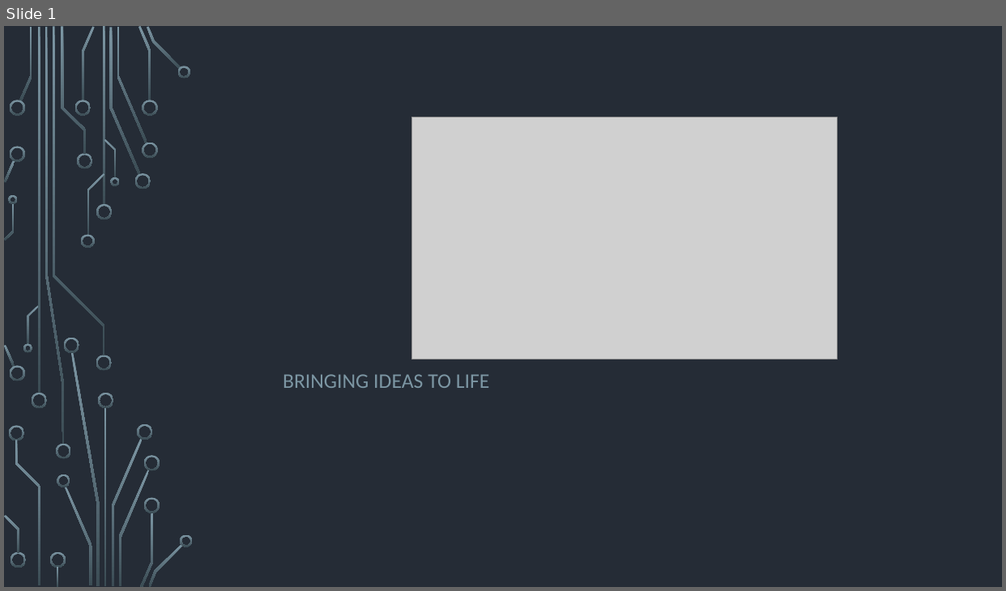
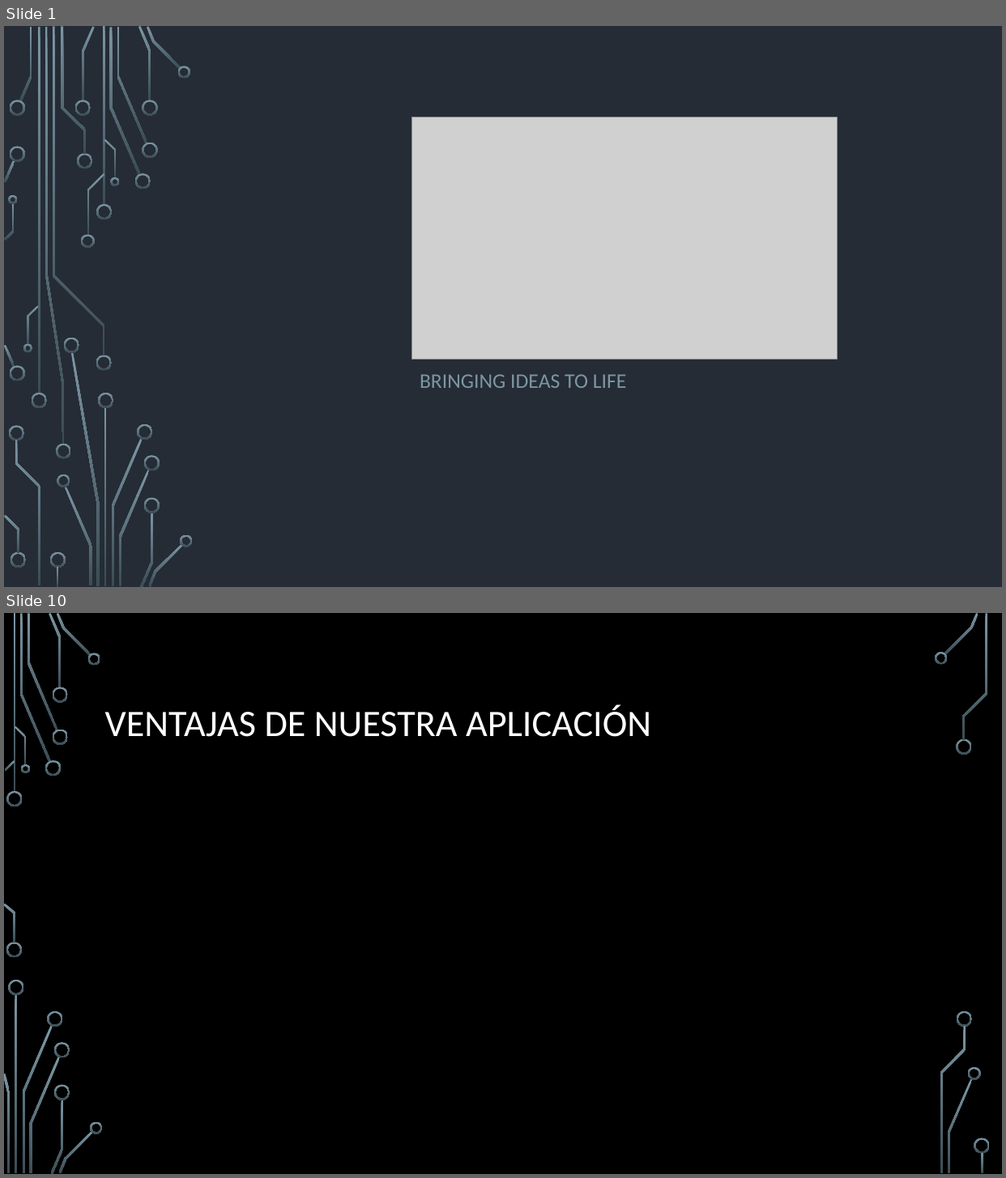
Before and after one commit to UDA-Corporation/UDA_app, a slide deck: Documentacion/Presentación/Presentación de la aplicación.pptx. Shown one above the other, each under a label of ours: slide 1 before the commit, slides 1 and 10 after it; the slides between them are not shown. The pictures are 1006x591 and 1006x1178 pixels, drawn with LibreOffice and Linux fonts; fonts in the diff are those of the drawing; grey boxes stand for pictures; background and template pictures are left out. Boxes give left, top, right and bottom in pixels: in the first picture for what was removed or moved away, otherwise in the second. Text is boxed around its words. In the diff, an @@ line names an element or a change of style, - is before the commit and + after.

```diff
--- a/Documentacion/Presentación/Presentación de la aplicación.pptx
+++ b/Documentacion/Presentación/Presentación de la aplicación.pptx
@@ slide 10 added at [4, 613, 1002, 1174], background picture (left out) @@
@@ title added at [105, 705, 651, 737], 36 pt, text #FFFFFF @@
+VENTAJAS DE NUESTRA APLICACIÓN
@@ group added at [4, 613, 990, 1174]: 33 freeform shapes, 3 rectangles @@
@@ slide 1 changed as well @@
@@ subtitle "BRINGING IDEAS TO LIFE": place and size @@
-subtitle "BRINGING IDEAS TO LIFE" at [283, 374, 490, 388]
+subtitle "BRINGING IDEAS TO LIFE" at [420, 374, 627, 388]
```
Also in this commit, not shown: 9 other slides added, 2 slides removed, 1 other file.
